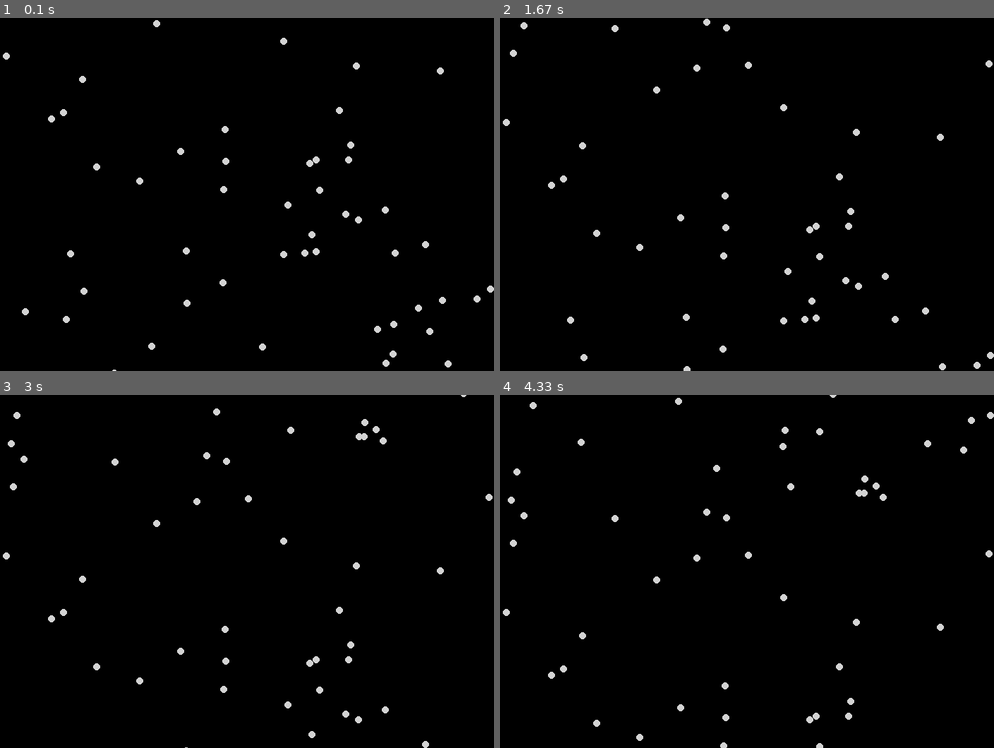
Above: before the commit, frames 1-4 (two rows, left to right).
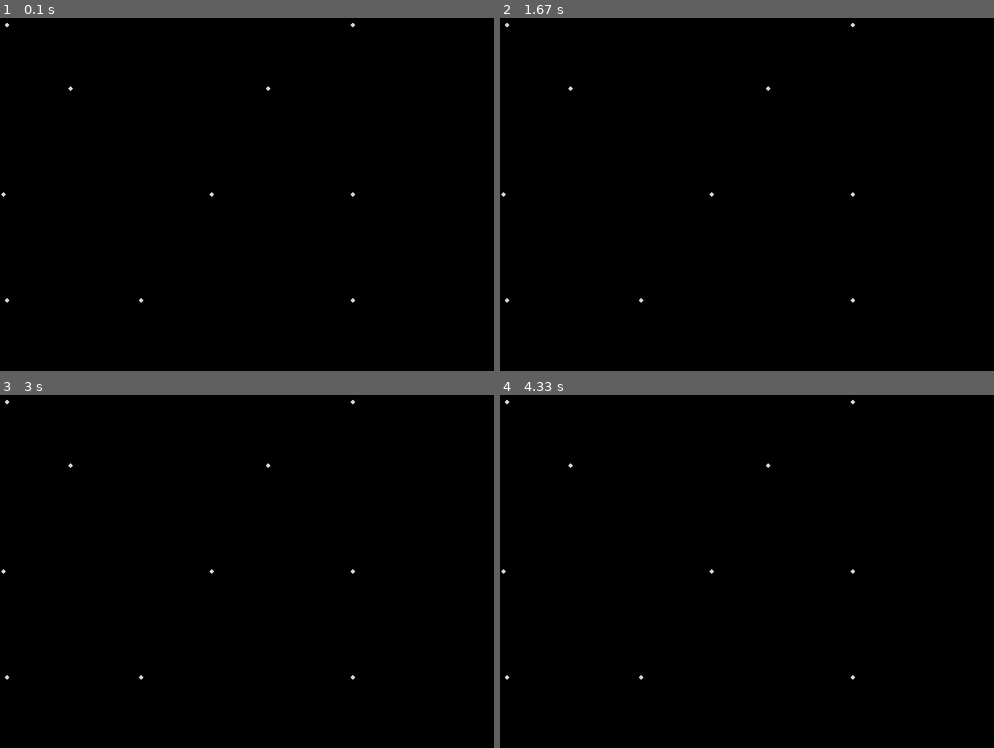
Above: after the commit, the same moments.

Repository: saegl5/myprojects
Game: pygame game, started from Codes/pygame-animation-snowfall-part-2.py
The game is run twice, just before and just after one commit, with the same random seed, the same clock (stepped at 60 frames per second) and the same inputs.
Inputs:
- Up to frame 1 (0.1 s): no input
- Up to frame 2 (1.67 s): no input
- Up to frame 3 (3 s): no input
- Up to frame 4 (4.33 s): no input

The runs differ from the first frame. In frame 1, 1.1% of the frame differs, in the area x 0-100%, y 0-100%; in frame 2, 1.1%; in frame 3, 1.0%; in frame 4, 1.1%.

Commit message:
renamed file

Diff:
--- a/Codes/pygame-animation-snowfall.py
+++ b/Codes/pygame-animation-snowfall-part-2.py
@@ -1,5 +1,4 @@
 import pygame # import the Pygame library of functions
-import random # import module
 pygame.init() # initialize the game engine
 
 LIGHTGRAY = (211, 211, 211) # example
@@ -14,16 +13,11 @@
 screen = pygame.display.set_mode(size) # set screen size
 done = False # define "done"
 clock = pygame.time.Clock() # define "clock"
-snow_list = [] # define a list
+snowflakes = [] # define a list
 
 pygame.display.set_caption("QUESTABOX's Cool Animation") # title, or choose your own
 
-for i in range(50): # snow flake count
-    x = random.randrange(0, 700)
-    y = random.randrange(0, 500)
-    coordinates = (x, y) # by default, each coordinate is a tuple
-    L = list(coordinates) # convert each coordinate to a list
-    snow_list.append(L) # create a list of random coordinates
+snowflakes.extend([(10, 10), (500, 10), (100, 100), (380, 100), (5, 250), (300, 250), (500, 250), (10, 400), (200, 400), (500, 400)]) # list of center points
 
 while not done: # meaning while true, loop keeps window open
     for event in pygame.event.get(): # check for user input when open window
@@ -31,16 +25,8 @@
             done = True # change "done" to exit While loop on next loop, loop will not run while false
     screen.fill(BLACK) # clear the screen
     # --- Drawing code
-    for i in range(len(snow_list)):
-        pygame.draw.circle(screen, LIGHTGRAY, snow_list[i], radius=5)
-        snow_list[i][1] += 1 # snowfall speed, increasing y by 1 pixel for each coordinate
-        if snow_list[i][1] > 505: # snow flake has moved off the bottom of the screen
-            # Reset it just above the top
-            y = random.randrange(-50, -5)
-            snow_list[i][1] = y
-            # Give it a new x position
-            x = random.randrange(0, 700)
-            snow_list[i][0] = x
+    for i in range(0, len(snowflakes)):
+        pygame.draw.circle(screen, LIGHTGRAY, snowflakes[i], radius=3, width=0)
     # ----------------
     pygame.display.flip() # update the screen
     clock.tick(60) # maximum 60 frames per second (i.e., no more than 60 times through While loop each second)
